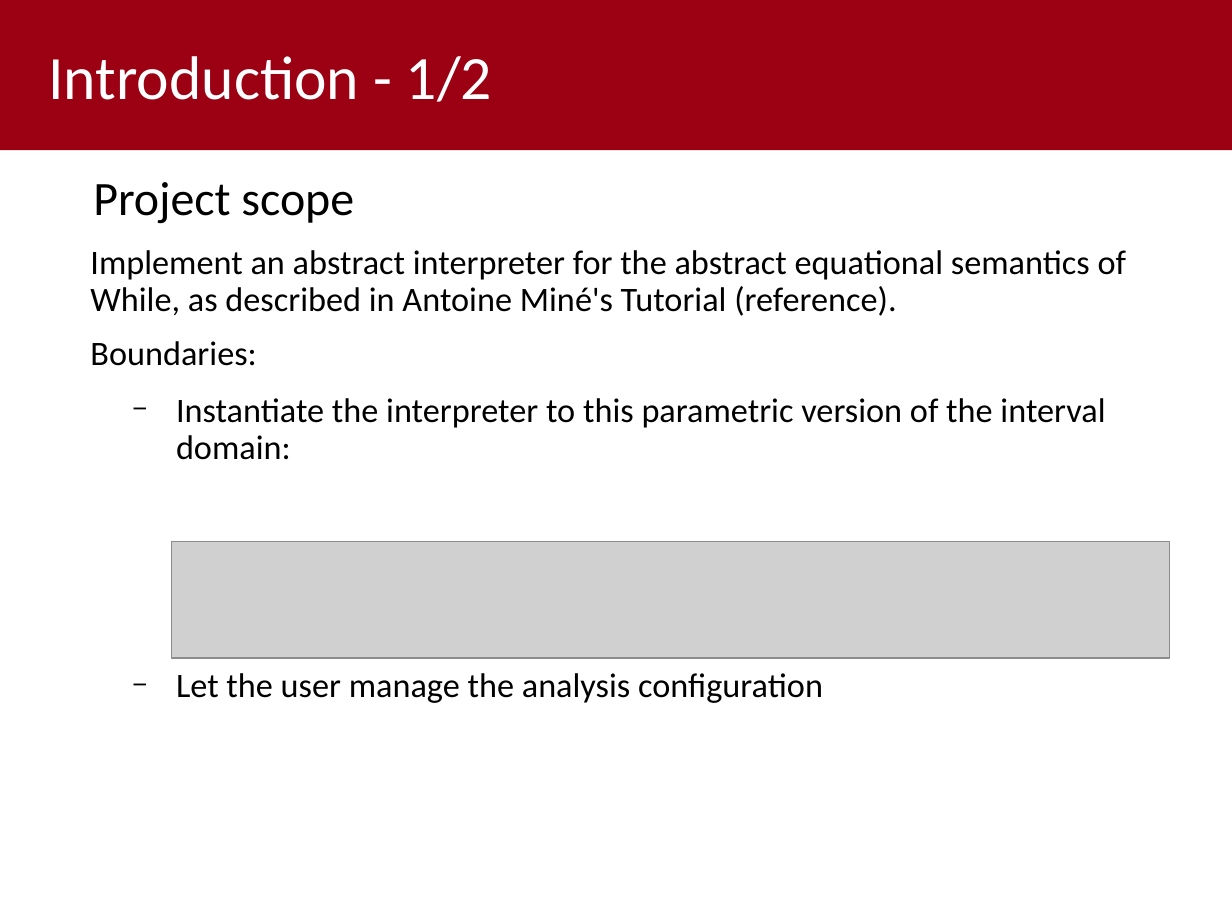
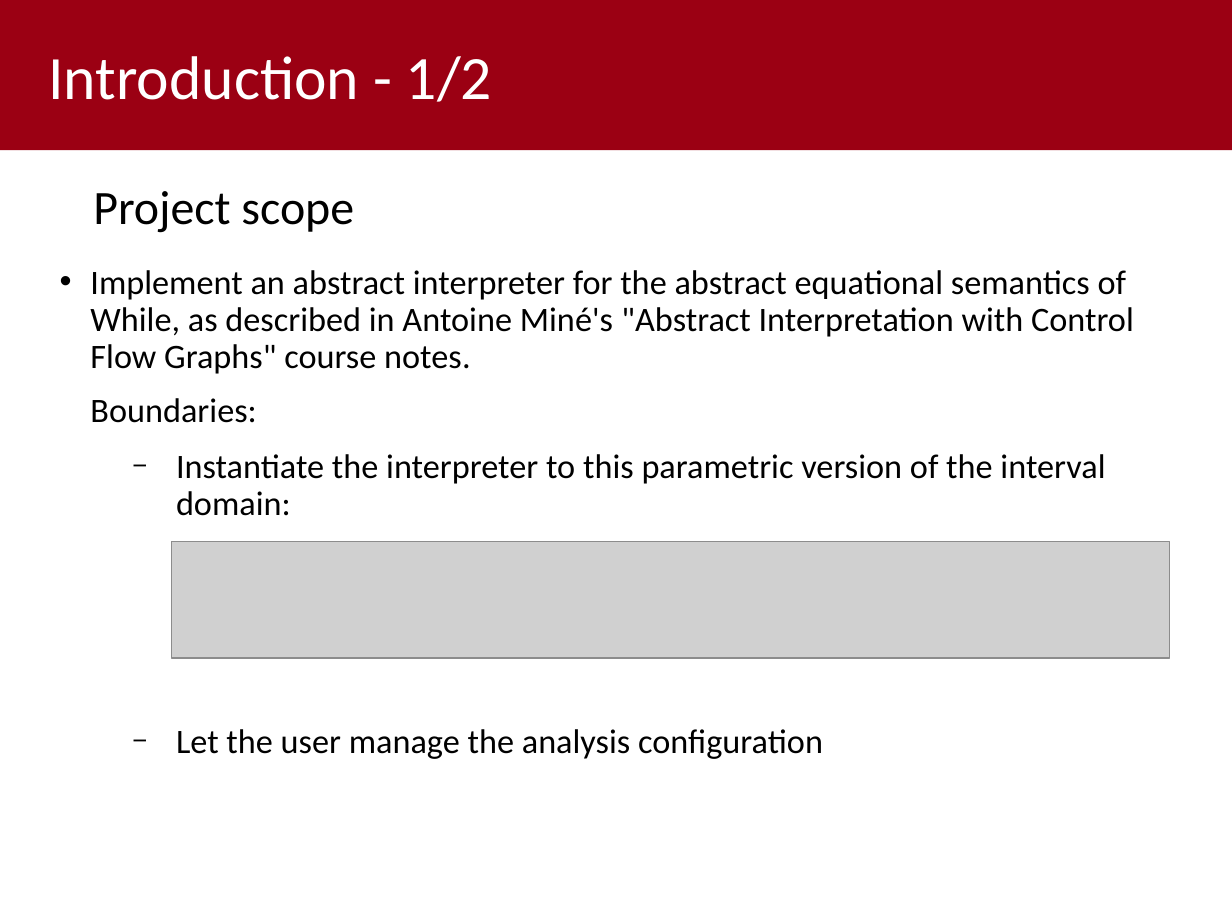
Before and after one commit to MatteoCus/abstract-while-interpreter, a slide deck: slide 2 of HomeworkB_Presentation.odp. Drawn at 1232x924 pixels with LibreOffice and Linux fonts; fonts in the diff are those of the drawing; grey boxes stand for pictures; background and template pictures are left out. Boxes give left, top, right and bottom in pixels: in the first picture for what was removed or moved away, otherwise in the second. Text is boxed around its words. In the diff, an @@ line names an element or a change of style, - is before the commit and + after.

Commit message:
feat: updated presentation

```diff
--- a/HomeworkB_Presentation.odp
+++ b/HomeworkB_Presentation.odp
@@ text "Project scope": place and size @@
-text "Project scope" at (93, 182, 354, 224)
+text "Project scope" at (93, 191, 354, 233)
@@ text "Implement an abstract interpreter for ...": place and size @@
-text "Implement an abstract interpreter for ..." at (90, 250, 1127, 703)
+text "Implement an abstract interpreter for ..." at (90, 270, 1134, 759)
@@ text at (90, 270, 1134, 374): text changed @@
-Implement an abstract interpreter for the abstract equational semantics of While, as described in Antoine Miné's Tutorial (reference).
+• Implement an abstract interpreter for the abstract equational semantics of While, as described in Antoine Miné's "Abstract Interpretation with Control Flow Graphs" course notes.
```
Also in this commit, not shown: 2 other slides changed.
